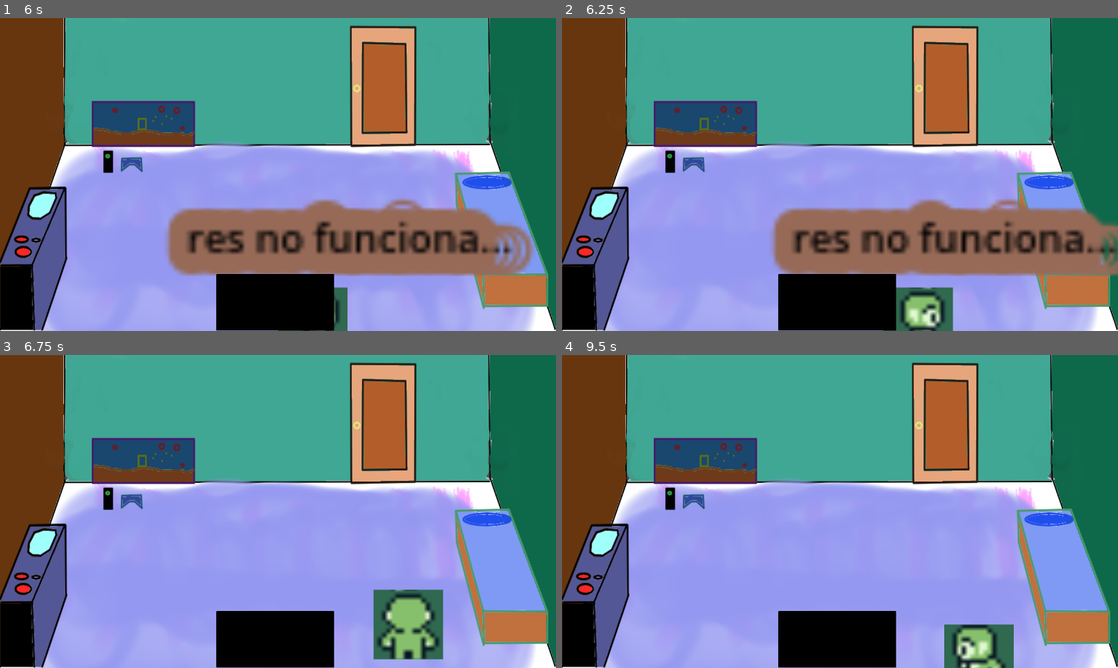
Above: before the commit, frames 1-4 (two rows, left to right).
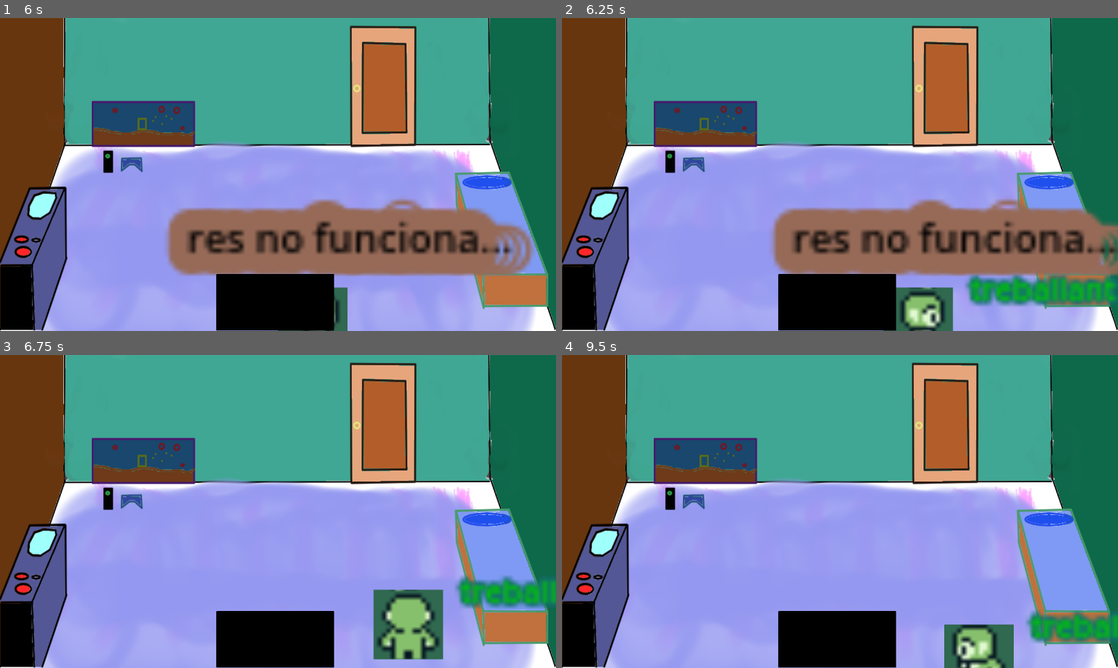
Above: after the commit, the same moments.

Repository: JaumeGreen/SoloGameDev
Game: Godot game, scene res://Scripts/habitacio.tscn
Two runs of this game, one before a commit and one after it. Both use one fixed random seed, a clock stepped at 60 frames per second and the inputs below.
Inputs (mouse positions are in pixels of both pictures, inside the frame that each line leads up to):
- Up to frame 1 (6 s): tap Enter (ui_accept) at 0.5, 1.52, 1.55, 1.82, 3.02, 3.05, 3.32, 4.52, 4.55, 4.82 s; move the mouse to (278, 302) at 0.52 s; hold Right (ui_right) 0.53-1.28 s; hold Enter (ui_accept) 0.53-1.28 s; click (278, 302) at 0.67 s; move the mouse to (166, 190) at 1.27 s; hold Down (ui_down) 1.28-2.03 s; click (166, 190) at 1.35 s; move the mouse to (333, 105) at 2.02 s; hold Right (ui_right) 2.03-2.78 s; hold Enter (ui_accept) 2.03-2.78 s; move the mouse to (250, 237) at 2.77 s; hold Up (ui_up) 2.78-3.53 s; click (250, 237) at 2.85 s; move the mouse to (444, 221) at 3.52 s; hold Enter (ui_accept) 3.53-4.28 s; hold Left (ui_left) 3.53-5.03 s; move the mouse to (111, 127) at 4.27 s; click (111, 127) at 4.35 s; move the mouse to (305, 174) at 5.02 s; hold Down (ui_down) 5.03-5.78 s; hold Enter (ui_accept) 5.03-5.78 s; click (305, 174) at 5.17 s; move the mouse to (194, 96) at 5.77 s; hold Right (ui_right) from 5.78 s (still down); click (194, 96) at 5.85 s
- Up to frame 2 (6.25 s): keep holding Right (ui_right); tap Enter (ui_accept) at 6.02, 6.05 s
- Up to frame 3 (6.75 s): tap Enter (ui_accept) at 6.32 s; move the mouse to (400, 495) at 6.52 s; release Right (ui_right) at 6.53 s; hold Up (ui_up) from 6.53 s (still down); hold Enter (ui_accept) from 6.53 s (still down)
- Up to frame 4 (9.5 s): move the mouse to (728, 527) at 7.27 s; release Up (ui_up) at 7.28 s; release Enter (ui_accept) at 7.28 s; hold Right (ui_right) 7.28-8.03 s; click (728, 527) at 7.35 s; tap Enter (ui_accept) at 7.52, 7.55, 7.82, 9.02, 9.05, 9.32 s; move the mouse to (895, 442) at 8.02 s; hold Down (ui_down) 8.03-8.78 s; hold Enter (ui_accept) 8.03-8.78 s; move the mouse to (812, 574) at 8.77 s; hold Left (ui_left) from 8.78 s (still down); click (812, 574) at 8.85 s

Frame 1 is identical in both runs. In frame 2, 2.3% of the frame differs, in the area x 72-100%, y 82-93%; in frame 3, 1.5%; in frame 4, 1.4%.

Commit message:
Text funciona

Diff:
--- a/Scripts/Soloer.gd
+++ b/Scripts/Soloer.gd
@@ -3,6 +3,9 @@
 @export var speed = 400
 var target = position
 @onready var _personatge = $Personatge
+@onready var _xerrar = $Personatge/Xerrar
+@onready var _pensar = $Personatge/Pensar
+@onready var _zona = ""
 
 func get_input():
 	var input_direction = Input.get_vector("ui_left", "ui_right", "ui_up", "ui_down")
@@ -14,6 +17,9 @@
 func _input(event):
 	if event.is_action_pressed("click"):
 		target = get_global_mouse_position()
+	if event.is_action_pressed("ui_accept") && _zona=="Feina":
+		_xerrar.text = "treballant"
+
 
 func look_direction(dir):
 	if dir.x < -0.4 && dir.y < -0.4 :
@@ -46,3 +52,12 @@
 		move_and_slide()
 	else :
 		_personatge.play("SStill")
+
+func _on_area_feina_body_entered(body):
+	_zona = "Feina"
+	_pensar.text = "res no funciona..."
+
+
+func _on_area_feina_body_exited(body):
+	_zona = ""
+	_pensar.text = ""
--- a/Scripts/habitacio.gd
+++ /dev/null
@@ -1,16 +0,0 @@
-extends Node2D
-
-@onready var _xerrar = $Soloer/Personatge/Xerrar
-@onready var _pensar = $Soloer/Personatge/Pensar
-
-
-func _on_area_feina_input_event(viewport, event, shape_idx):
-	if event.is_action_pressed("ui_accept"):
-		_xerrar.text = "treballant"
-
-func _on_area_feina_body_entered(body):
-	_pensar.text = "res no funciona..."
-
-
-func _on_area_feina_body_exited(body):
-	_pensar.text = ""
--- a/Scripts/habitacio.tscn
+++ b/Scripts/habitacio.tscn
@@ -1,6 +1,5 @@
-[gd_scene load_steps=56 format=3 uid="uid://b85u6xwvgydtw"]
-
-[ext_resource type="Script" path="res://Scripts/habitacio.gd" id="1_dsf66"]
+[gd_scene load_steps=55 format=3 uid="uid://b85u6xwvgydtw"]
+
 [ext_resource type="Texture2D" uid="uid://ceckge6tx8yhf" path="res://Assets/Room/Room.png" id="1_ft4xr"]
 [ext_resource type="Texture2D" uid="uid://tq1t527h33y0" path="res://Assets/Room/Llit.PNG" id="2_1llpo"]
 [ext_resource type="Texture2D" uid="uid://dwysode7mmm2h" path="res://Assets/Room/Oci.PNG" id="3_gc63v"]
@@ -396,7 +395,6 @@
 size = Vector2(278, 139)
 
 [node name="Habitacio" type="Node2D"]
-script = ExtResource("1_dsf66")
 
 [node name="Background" type="Sprite2D" parent="."]
 position = Vector2(640, 360)
@@ -472,6 +470,5 @@
 position = Vector2(0, -0.5)
 shape = SubResource("RectangleShape2D_pt73u")
 
-[connection signal="body_entered" from="Feina/AreaFeina" to="." method="_on_area_feina_body_entered"]
-[connection signal="body_exited" from="Feina/AreaFeina" to="." method="_on_area_feina_body_exited"]
-[connection signal="input_event" from="Feina/AreaFeina" to="." method="_on_area_feina_input_event"]
+[connection signal="body_entered" from="Feina/AreaFeina" to="Soloer" method="_on_area_feina_body_entered"]
+[connection signal="body_exited" from="Feina/AreaFeina" to="Soloer" method="_on_area_feina_body_exited"]
